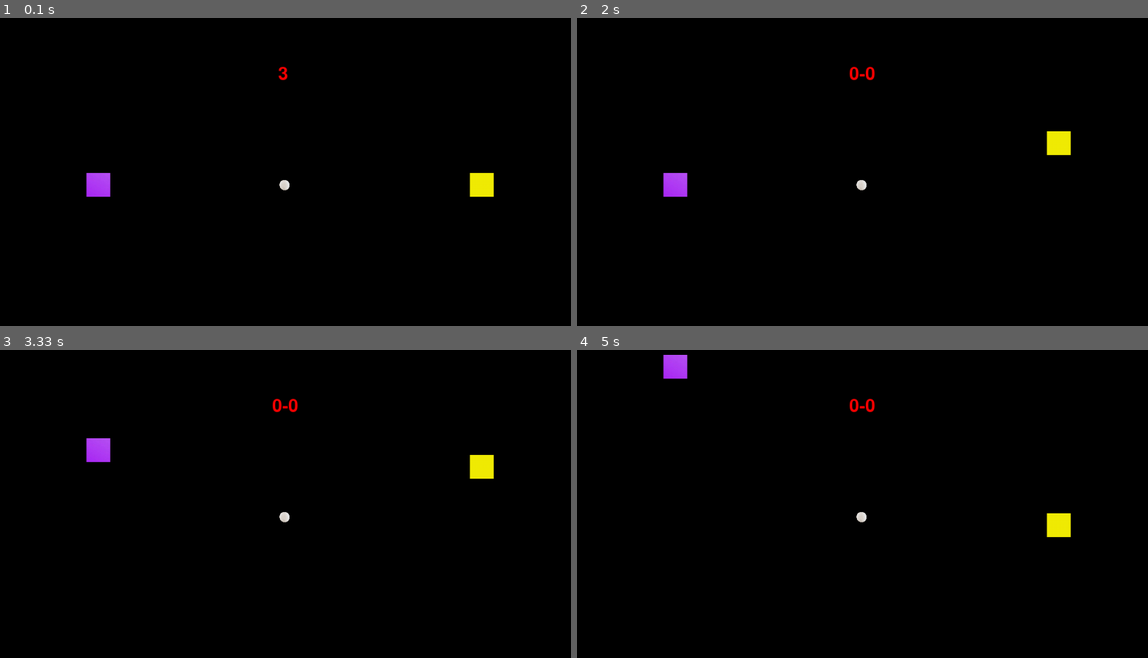
Above: before the commit, frames 1-4 (two rows, left to right).
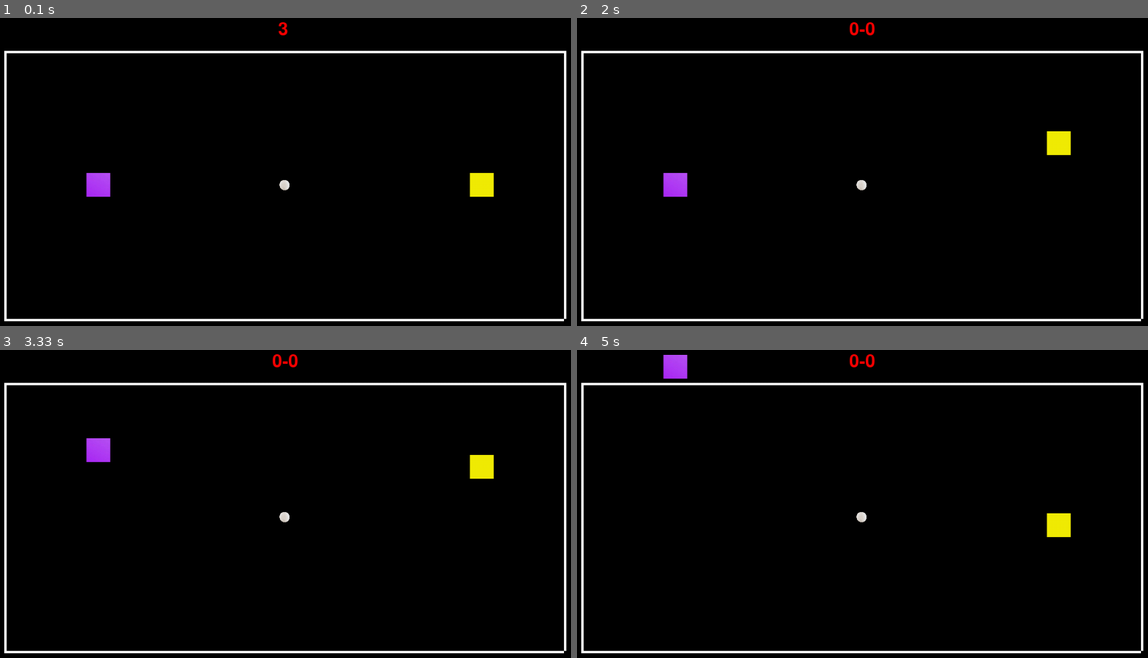
Above: after the commit, the same moments.

Repository: valera-creator/pygame_ping_pong
Game: pygame game, started from main.py
The game is run twice, just before and just after one commit, with the same random seed, the same clock (stepped at 60 frames per second) and the same inputs.
Inputs:
- Up to frame 1 (0.1 s): no input
- Up to frame 2 (2 s): hold Up from 1.83 s (still down)
- Up to frame 3 (3.33 s): release Up at 2.3 s; hold Up 2.33-2.7 s; tap W at 2.4, 2.8, 3.13 s; hold Up 2.73-3.03 s; hold Up from 3.07 s (still down)
- Up to frame 4 (5 s): release Up at 3.43 s; hold Up 3.47-3.77 s; tap W at 3.53, 3.87, 4.27, 4.6 s; hold Up 3.8-4.17 s; hold Up 4.2-4.5 s; hold Up 4.53-4.9 s; hold Up from 4.93 s (still down)

The runs differ from the first frame. In frame 1, 3.0% of the frame differs, in the area x 0-100%, y 1-99%; in frame 2, 3.2%; in frame 3, 3.2%; in frame 4, 3.2%.

Commit message:
картинка стенок

Diff:
--- /dev/null
+++ b/border.py
@@ -0,0 +1,22 @@
+import pygame
+import os
+
+
+class Border(pygame.sprite.Sprite):
+    # строго вертикальный или строго горизонтальный отрезок
+    def __init__(self, all_sprites, vertical_borders, horizontal_borders, x1, y1, x2, y2):
+        super().__init__(all_sprites)
+
+        if x1 == x2:  # вертикальная стенка
+            self.add(vertical_borders)
+            sf = pygame.Surface((4, y2 - y1))
+            sf.fill('WHITE')
+            self.image = sf
+            self.rect = pygame.Rect(x1, y1, 1, y2 - y1)
+
+        else:  # горизонтальная стенка
+            self.add(horizontal_borders)
+            sf = pygame.Surface((x2 - x1, 4))
+            sf.fill('WHITE')
+            self.image = sf
+            self.rect = pygame.Rect(x1, y1, x2 - x1, 1)
--- a/main.py
+++ b/main.py
@@ -1,10 +1,8 @@
 import pygame
-import os
-
-from pygame import mixer
 
 from player import Player
 from ball import Ball
+from border import Border
 
 
 def start_game():
@@ -51,18 +49,38 @@
     goal_end = 5
 
     pygame.init()
-    sound = mixer.Sound(os.path.join('assets', 'sounds', 'background.mp3'))
+
+    # sound = mixer.Sound(os.path.join('assets', 'sounds', 'background.mp3'))
+    # sound.play()
+    # mixer.music.set_volume(0.1)
 
     clock = pygame.time.Clock()
     all_sprites = pygame.sprite.Group()
     ball_sprites = pygame.sprite.Group()
     player_sprites = pygame.sprite.Group()
+    horizontal_borders = pygame.sprite.Group()
+    vertical_borders = pygame.sprite.Group()
 
     ball = Ball(width=width, height=height, all_sprites=all_sprites, ball_sprites=ball_sprites)
     player1 = Player(all_sprites=all_sprites, player_sprites=player_sprites,
                      color_image='violet', width=width, height=height)
     player2 = Player(all_sprites=all_sprites, player_sprites=player_sprites,
                      color_image='yellow', width=width, height=height)
+
+    # x
+    x = 55
+    y = 75
+
+    Border(all_sprites=all_sprites, horizontal_borders=horizontal_borders, vertical_borders=vertical_borders, x1=x,
+           y1=y, x2=x, y2=height - y)
+    Border(all_sprites=all_sprites, horizontal_borders=horizontal_borders, vertical_borders=vertical_borders,
+           x1=width - x, y1=y, x2=width - x, y2=height - y)
+    # y
+
+    Border(all_sprites=all_sprites, horizontal_borders=horizontal_borders, vertical_borders=vertical_borders,
+           x1=x, y1=y, x2=width - x, y2=y)
+    Border(all_sprites=all_sprites, horizontal_borders=horizontal_borders, vertical_borders=vertical_borders,
+           x1=x, y1=height - y, x2=width - x, y2=height - y)
 
     screen = pygame.display.set_mode((width, height))
     pygame.display.set_caption('PING-PONG game')
@@ -71,8 +89,7 @@
     pygame.time.set_timer(pygame.USEREVENT, 600)
 
     start_game()
-    sound.play()
-    mixer.music.set_volume(0.1)
+
     while running:
         for event in pygame.event.get():
             if event.type == pygame.QUIT or (event.type == pygame.KEYUP and event.key == pygame.K_ESCAPE):
@@ -84,12 +101,12 @@
             if event.type == pygame.USEREVENT and start_seconds >= 0:
                 start_seconds -= 1
 
-        if event.type == pygame.KEYDOWN:
-            if event.key == pygame.K_5:
-                if sound.get_busy():
-                    sound.pause()
-                else:
-                    sound.unpause()
+            # if event.type == pygame.KEYDOWN:
+            #     if event.key == pygame.K_5:
+            #         if sound.get_busy():
+            #             sound.pause()
+            #         else:
+            #             sound.unpause()
 
         cur_color = cur_color % len(list(colors.keys()))
         screen.fill(colors[cur_color])
@@ -98,9 +115,9 @@
 
         clock.tick(fps)
         if start_seconds > 0:
-            render_text(screen=screen, size=45, x=width // 2 - 10, y=100, text=str(start_seconds))
+            render_text(screen=screen, size=45, x=width // 2 - 10, y=25, text=str(start_seconds))
         if start_seconds <= 0:
-            render_text(screen=screen, size=45, x=width // 2 - 20, y=100,
+            render_text(screen=screen, size=45, x=width // 2 - 20, y=25,
                         text=f'{player1.cnt_goals}-{player2.cnt_goals}')
             ball.update()
 
@@ -111,6 +128,4 @@
         elif player2.cnt_goals == goal_end:
             end_game(player2.color_name)
 
-    sound.stop()
-
     pygame.quit()
